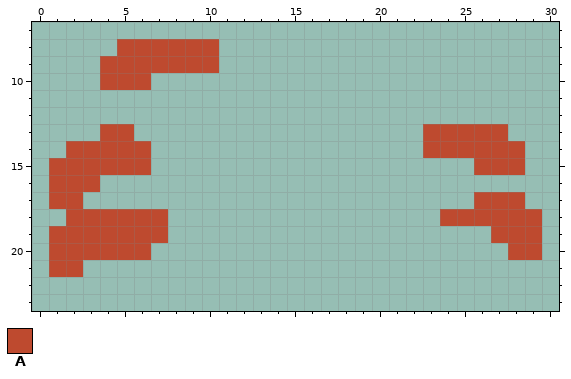
Pixel-art sprite -- Sprites/Acorn/acorn_break4.png. That is the earlier state.
The file is 32x32 pixels. Shown: x 0..30, y 7..23.
Palette (. is transparent): A #be4a2f
Now the later version:
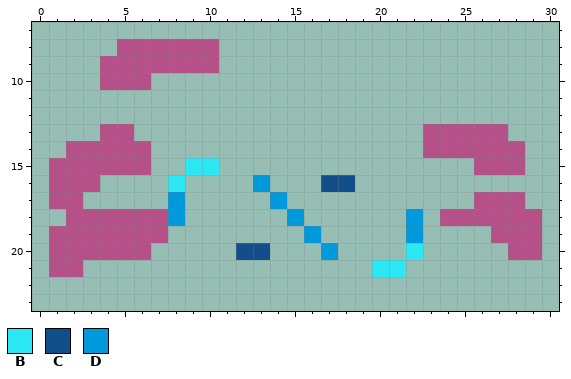
Colours new in this view: B #2ce8f5  C #124e89  D #0099db
Change:
@@ palette @@
-A #be4a2f
+A #b55088
@@ x 6..24 @@
 14 A................AA
-15 A..................
-16 ...................
-17 ...................
-18 AA................A
-19 AA.................
-20 A..................
-21 ...................
+15 A..BB..............
+16 ..B....D...CC......
+17 ..D.....D..........
+18 AAD......D......D.A
+19 AA........D.....D..
+20 A.....CC...D....B..
+21 ..............BB...
 22 ...................
Pixel boxes of the changes (left, top, right, bottom) in both pictures:
changed: (49, 39, 542, 277)
